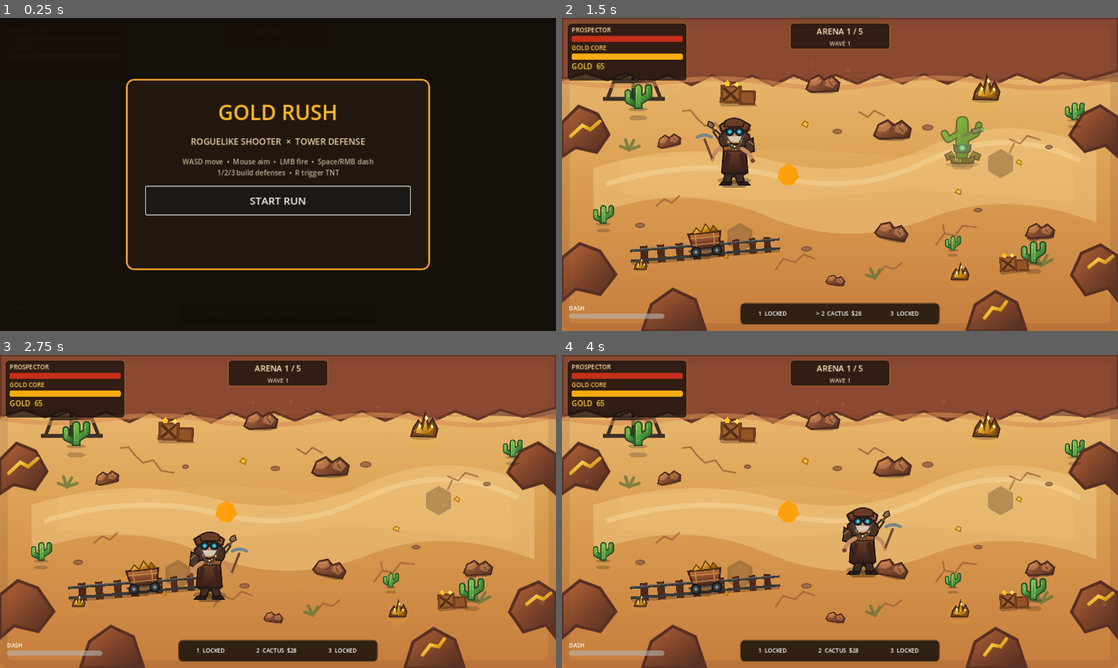
Above: before the commit, frames 1-4 (two rows, left to right).
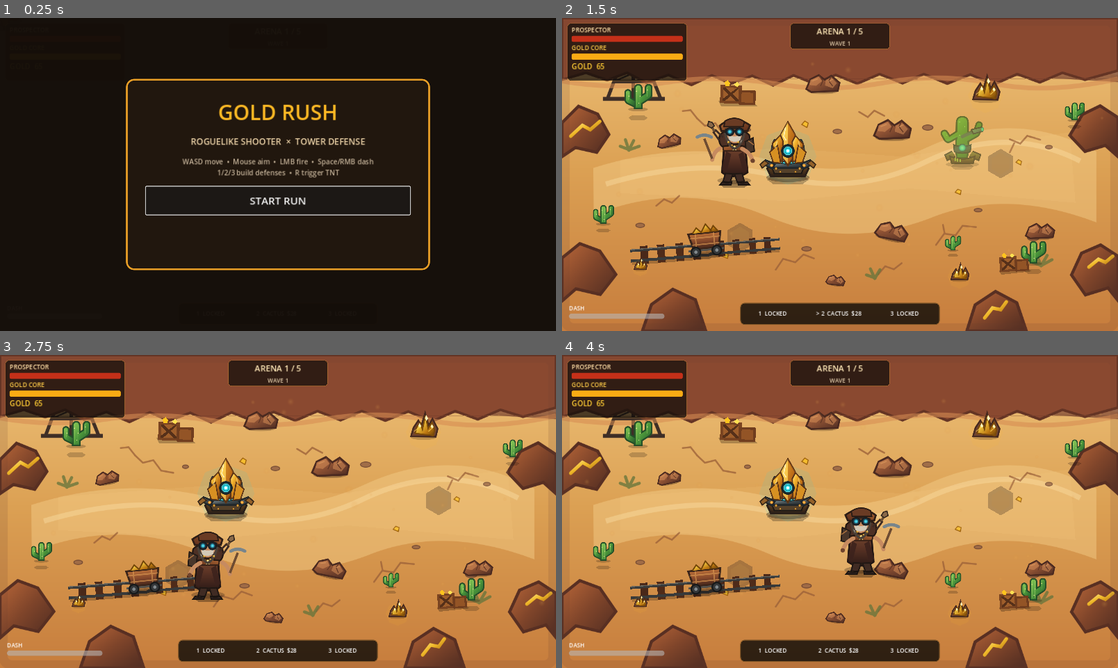
Above: after the commit, the same moments.

Repository: motomotoo1997-art/monster-quest
Game: Godot game, scene res://scenes/main/Main.tscn
The game is run twice, just before and just after one commit, with the same random seed, the same clock (stepped at 60 frames per second) and the same inputs.
Inputs (mouse positions are in pixels of both pictures, inside the frame that each line leads up to):
- Up to frame 1 (0.25 s): no input
- Up to frame 2 (1.5 s): click "START RUN" at 0.5 s; tap Enter at 1.25 s; move the mouse to (962, 158) at 1.27 s; hold D (move_right) from 1.28 s (still down); tap E (ability_e) at 1.35 s
- Up to frame 3 (2.75 s): move the mouse to (166, 527) at 2.02 s; release D (move_right) at 2.03 s; hold S (move_down) from 2.03 s (still down); tap Q (ability_q) at 2.1 s
- Up to frame 4 (4 s): move the mouse to (895, 442) at 2.77 s; release S (move_down) at 2.78 s; hold D (move_right) 2.78-3.53 s; tap R (ability_r) at 2.85 s; move the mouse to (812, 574) at 3.52 s; hold W (move_up) from 3.53 s (still down); tap 1 (build_1) at 3.6 s

The runs differ from the first frame. In frame 2, 1.1% of the frame differs, in the area x 35-46%, y 32-54%; in frame 3, 1.7%; in frame 4, 1.7%, in the area x 35-62%, y 32-72%.

Commit message:
art: replace placeholder gold core with illustrated reactor

Diff:
--- a/gold-rush-roguelike/scenes/objectives/GoldCore.tscn
+++ b/gold-rush-roguelike/scenes/objectives/GoldCore.tscn
@@ -1,21 +1,36 @@
-[gd_scene load_steps=6 format=3]
+[gd_scene load_steps=7 format=3]
 
 [ext_resource type="Script" path="res://scripts/objectives/gold_core.gd" id="1_core"]
 [ext_resource type="Script" path="res://scripts/components/health_component.gd" id="2_health"]
 [ext_resource type="Script" path="res://scripts/components/team_component.gd" id="3_team"]
 [ext_resource type="Script" path="res://scripts/components/hurtbox_component.gd" id="4_hurtbox"]
+[ext_resource type="Texture2D" path="res://assets/sprites/objectives/gold_core_v2.svg" id="5_visual"]
 
 [sub_resource type="CircleShape2D" id="CircleShape2D_core"]
-radius = 24.0
+radius = 28.0
 
 [node name="GoldCore" type="StaticBody2D"]
+z_index = 5
 collision_layer = 1
 collision_mask = 1
 script = ExtResource("1_core")
 
-[node name="Visual" type="Polygon2D" parent="."]
-polygon = PackedVector2Array(-24, 8, -18, -13, 0, -26, 19, -14, 26, 7, 9, 25, -10, 24)
-color = Color(1, 0.63, 0.05, 1)
+[node name="Shadow" type="Polygon2D" parent="."]
+z_index = -1
+position = Vector2(0,12)
+polygon = PackedVector2Array(-48,0,-34,-10,34,-10,48,0,34,10,-34,10)
+color = Color(0.03,0.02,0.015,0.26)
+
+[node name="Aura" type="Polygon2D" parent="."]
+z_index = -1
+position = Vector2(0,-42)
+polygon = PackedVector2Array(0,-66,48,-48,66,0,48,48,0,66,-48,48,-66,0,-48,-48)
+color = Color(0.12,0.86,0.94,0.10)
+
+[node name="Visual" type="Sprite2D" parent="."]
+position = Vector2(0,-58)
+texture = ExtResource("5_visual")
+scale = Vector2(0.34,0.34)
 
 [node name="CollisionShape2D" type="CollisionShape2D" parent="."]
 shape = SubResource("CircleShape2D_core")
